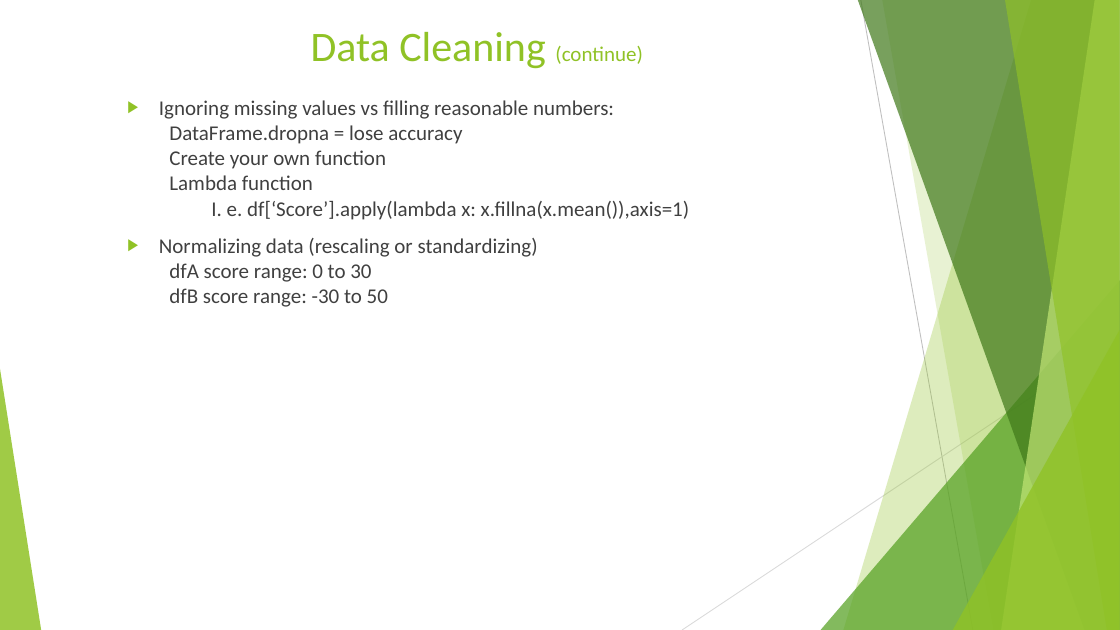
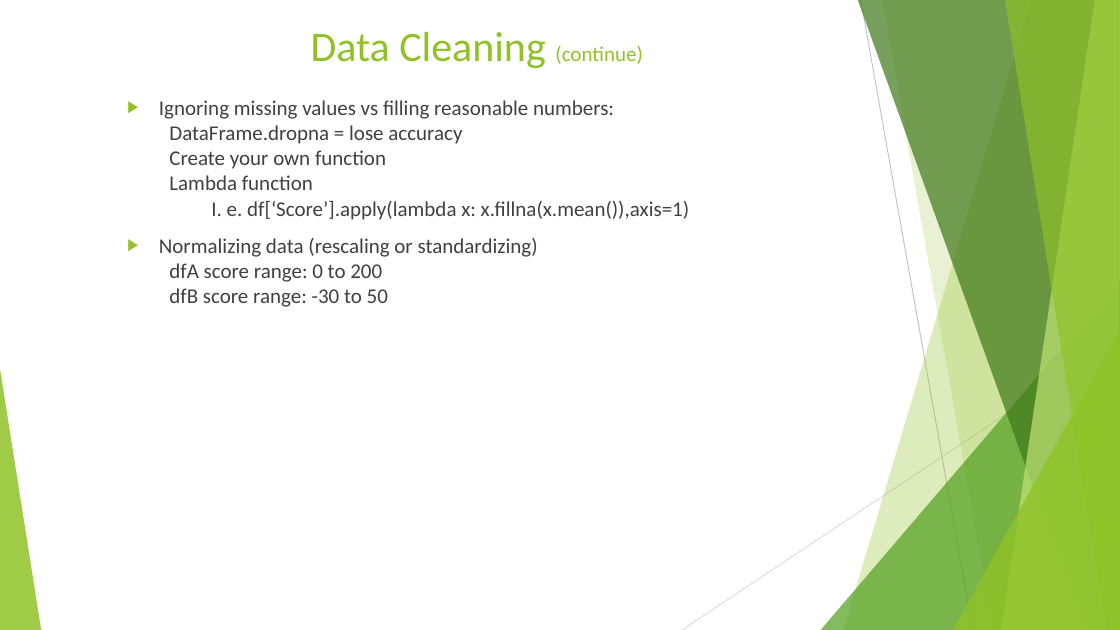
Before and after one commit to TedMur/SnakeBait, a slide deck: slide 5 of SnakeBitePresentation.pptx. Drawn at 1120x630 pixels with LibreOffice and Linux fonts; fonts in the diff are those of the drawing. Boxes give left, top, right and bottom in pixels: in the first picture for what was removed or moved away, otherwise in the second. Text is boxed around its words. In the diff, an @@ line names an element or a change of style, - is before the commit and + after.

```diff
--- a/SnakeBitePresentation.pptx
+++ b/SnakeBitePresentation.pptx
@@ text at <box>169,263,382,282</box>: text changed @@
-  dfA score range: 0 to 30
+  dfA score range: 0 to 200
```
Also in this commit, not shown: 1 other slide changed.
